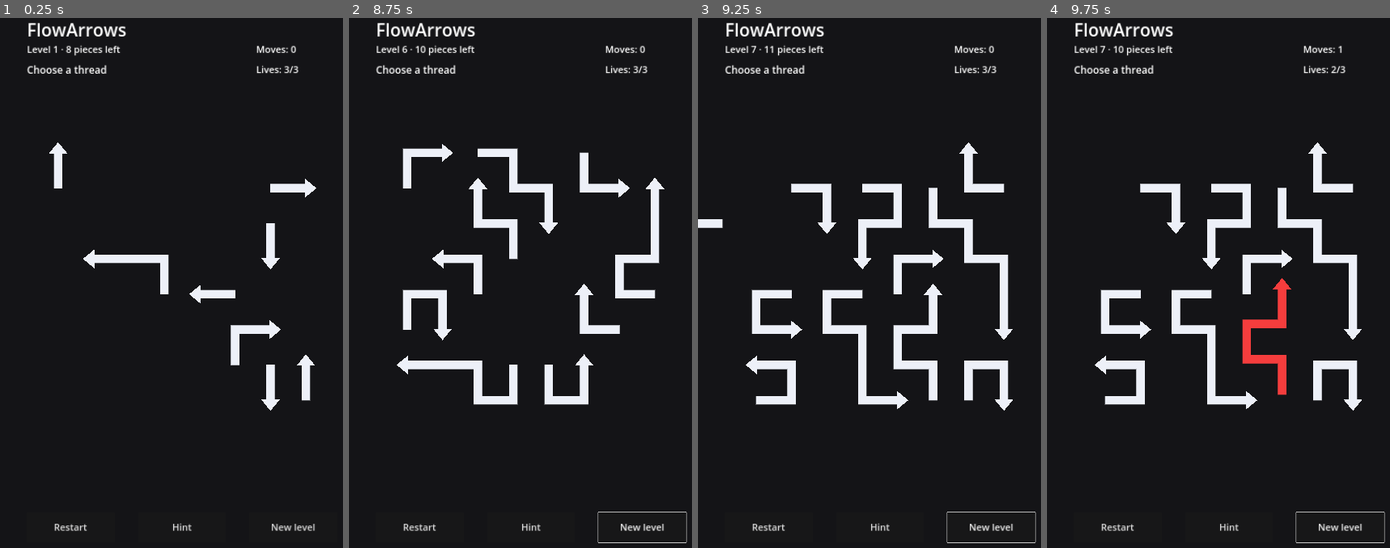
Above: before the commit, frames 1-4 (left to right).
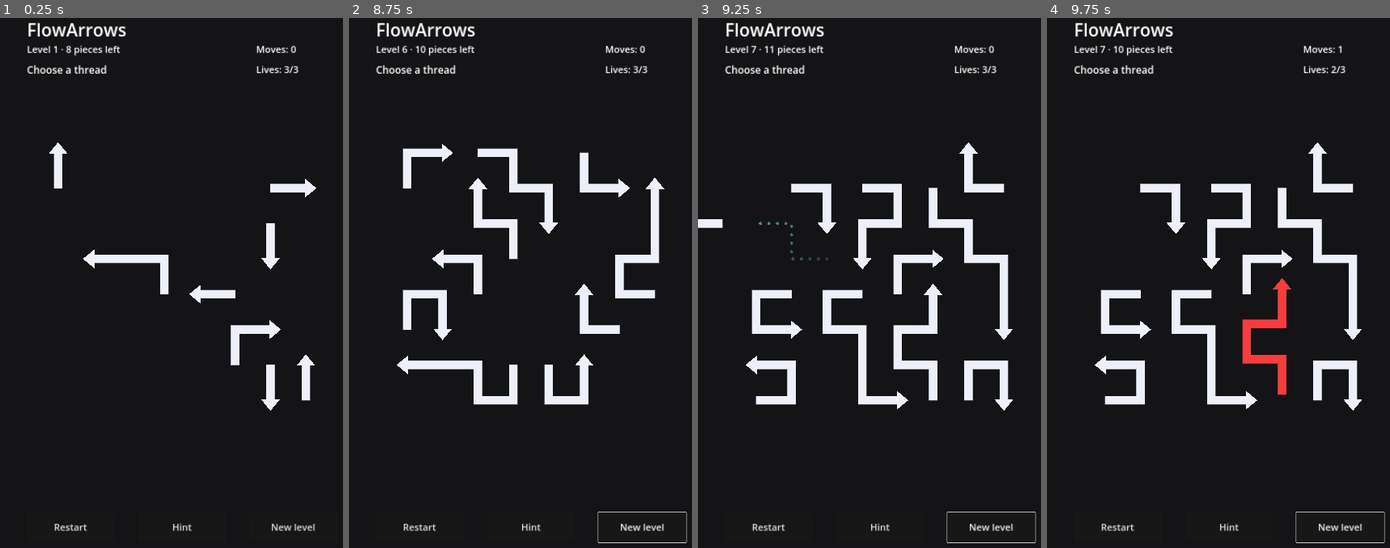
Above: after the commit, the same moments.

Repository: AiRigaLabs01/FlowArrows
Game: Godot game, scene res://src/game/main.tscn
Two runs of this game, one before a commit and one after it. Both use one fixed random seed, a clock stepped at 60 frames per second and the inputs below.
Inputs (mouse positions are in pixels of both pictures, inside the frame that each line leads up to):
- Up to frame 1 (0.25 s): no input
- Up to frame 2 (8.75 s): click "Restart" at 0.5 s; click "Restart" at 1.25 s; click "Restart" at 2 s; click "New level" at 2.75 s; click "New level" at 3.5 s; click "Hint" at 4.25 s; click "Hint" at 5 s; click "Hint" at 5.75 s; click "New level" at 6.5 s; tap Enter at 7.25 s; move the mouse to (513, 447) at 7.27 s; click (513, 447) at 7.42 s; tap Space at 8 s; move the mouse to (640, 415) at 8.02 s; click (640, 415) at 8.17 s
- Up to frame 3 (9.25 s): tap Enter at 8.75 s; move the mouse to (770, 219) at 8.77 s; click (770, 219) at 8.92 s
- Up to frame 4 (9.75 s): move the mouse to (1245, 314) at 9.52 s; click (1245, 314) at 9.67 s

Frames 1-2 are identical in both runs. In frame 3, less than 0.1% of the frame differs, in the area x 17-38%, y 38-46%; in frame 4, nothing differs.

Commit message:
Add dotted trail to exiting threads

Diff:
--- a/src/game/piece_view.gd
+++ b/src/game/piece_view.gd
@@ -3,10 +3,12 @@
 
 signal pressed(piece_id: String, view: PieceView)
 
-const LINE_WIDTH := 24.0
-const HIT_RADIUS := 44.0
-const HEAD_LENGTH := 34.0
-const HEAD_WIDTH := 28.0
+const BASE_LINE_WIDTH := 24.0
+const BASE_HIT_RADIUS := 44.0
+const BASE_HEAD_LENGTH := 34.0
+const BASE_HEAD_WIDTH := 28.0
+const TRAIL_SPACING_FACTOR := 0.24
+const TRAIL_RADIUS_FACTOR := 0.045
 
 var piece_id := ""
 var cells: Array[Vector2i] = []
@@ -47,6 +49,14 @@
 func _draw() -> void:
 	if cells.is_empty():
 		return
+	var scale_factor: float = clampf(cell_size / 105.0, 0.62, 1.15)
+	var line_width: float = BASE_LINE_WIDTH * scale_factor
+	var head_length: float = BASE_HEAD_LENGTH * scale_factor
+	var head_width: float = BASE_HEAD_WIDTH * scale_factor
+
+	if exit_progress > 0.01:
+		_draw_exit_trail(scale_factor)
+
 	var points: Array[Vector2] = _local_points()
 	if points.is_empty():
 		return
@@ -61,14 +71,33 @@
 		body_color = Color(0.96, 0.24, 0.24, 1.0)
 
 	if points.size() == 1:
-		draw_circle(points[0], LINE_WIDTH * 0.55, body_color)
+		draw_circle(points[0], line_width * 0.55, body_color)
 	else:
-		draw_polyline(PackedVector2Array(points), body_color, LINE_WIDTH, true)
+		draw_polyline(PackedVector2Array(points), body_color, line_width, true)
 	var tip: Vector2 = points[-1] + Vector2(direction) * cell_size * 0.30
-	var back: Vector2 = tip - Vector2(direction) * HEAD_LENGTH
+	var back: Vector2 = tip - Vector2(direction) * head_length
 	var normal: Vector2 = Vector2(-direction.y, direction.x)
-	var triangle := PackedVector2Array([tip, back + normal * HEAD_WIDTH, back - normal * HEAD_WIDTH])
+	var triangle := PackedVector2Array([tip, back + normal * head_width, back - normal * head_width])
 	draw_colored_polygon(triangle, body_color)
+
+func _draw_exit_trail(scale_factor: float) -> void:
+	var trajectory: Array[Vector2] = _original_trajectory()
+	if trajectory.size() < 2:
+		return
+	var vacated_length: float = minf(exit_progress * cell_size, _polyline_length(trajectory))
+	if vacated_length <= 0.0:
+		return
+	var spacing: float = maxf(10.0, cell_size * TRAIL_SPACING_FACTOR)
+	var radius: float = maxf(2.5, cell_size * TRAIL_RADIUS_FACTOR * scale_factor)
+	var trail_color := Color(0.48, 0.83, 0.78, 0.62)
+	var distance: float = 0.0
+	while distance <= vacated_length:
+		var point: Vector2 = _point_at_distance(trajectory, distance)
+		var fade: float = 0.35 + 0.65 * (distance / maxf(vacated_length, 1.0))
+		var color := trail_color
+		color.a *= fade
+		draw_circle(point, radius, color)
+		distance += spacing
 
 func _unhandled_input(event: InputEvent) -> void:
 	if not enabled:
@@ -85,12 +114,13 @@
 		pressed.emit(piece_id, self)
 
 func _hit_test(point: Vector2) -> bool:
+	var hit_radius: float = BASE_HIT_RADIUS * clampf(cell_size / 105.0, 0.70, 1.15)
 	var points: Array[Vector2] = _local_points()
 	for p: Vector2 in points:
-		if point.distance_to(p) <= HIT_RADIUS:
+		if point.distance_to(p) <= hit_radius:
 			return true
 	for i in range(points.size() - 1):
-		if _distance_to_segment(point, points[i], points[i + 1]) <= HIT_RADIUS:
+		if _distance_to_segment(point, points[i], points[i + 1]) <= hit_radius:
 			return true
 	return false
 
@@ -98,16 +128,46 @@
 	var result: Array[Vector2] = []
 	if cells.is_empty():
 		return result
+	var trajectory: Array[Vector2] = _extended_trajectory()
+	for i in range(cells.size()):
+		result.append(_sample_trajectory(trajectory, float(i) + exit_progress))
+	return result
+
+func _original_trajectory() -> Array[Vector2]:
+	var trajectory: Array[Vector2] = []
+	if cells.is_empty():
+		return trajectory
 	var anchor: Vector2i = cells[0]
-	var trajectory: Array[Vector2] = []
 	for cell: Vector2i in cells:
 		trajectory.append((Vector2(cell - anchor) + Vector2(0.5, 0.5)) * cell_size)
+	return trajectory
+
+func _extended_trajectory() -> Array[Vector2]:
+	var trajectory: Array[Vector2] = _original_trajectory()
+	if trajectory.is_empty():
+		return trajectory
 	var extension_start: Vector2 = trajectory[-1]
 	for i in range(1, 32):
 		trajectory.append(extension_start + Vector2(direction) * cell_size * float(i))
-	for i in range(cells.size()):
-		result.append(_sample_trajectory(trajectory, float(i) + exit_progress))
-	return result
+	return trajectory
+
+func _polyline_length(points: Array[Vector2]) -> float:
+	var total := 0.0
+	for i in range(points.size() - 1):
+		total += points[i].distance_to(points[i + 1])
+	return total
+
+func _point_at_distance(points: Array[Vector2], distance: float) -> Vector2:
+	if points.is_empty():
+		return Vector2.ZERO
+	var remaining := maxf(distance, 0.0)
+	for i in range(points.size() - 1):
+		var segment_length: float = points[i].distance_to(points[i + 1])
+		if remaining <= segment_length:
+			var t: float = remaining / maxf(segment_length, 0.001)
+			return points[i].lerp(points[i + 1], t)
+		remaining -= segment_length
+	return points[-1]
 
 func _sample_trajectory(trajectory: Array[Vector2], index_position: float) -> Vector2:
 	var base_index: int = int(floor(index_position))
